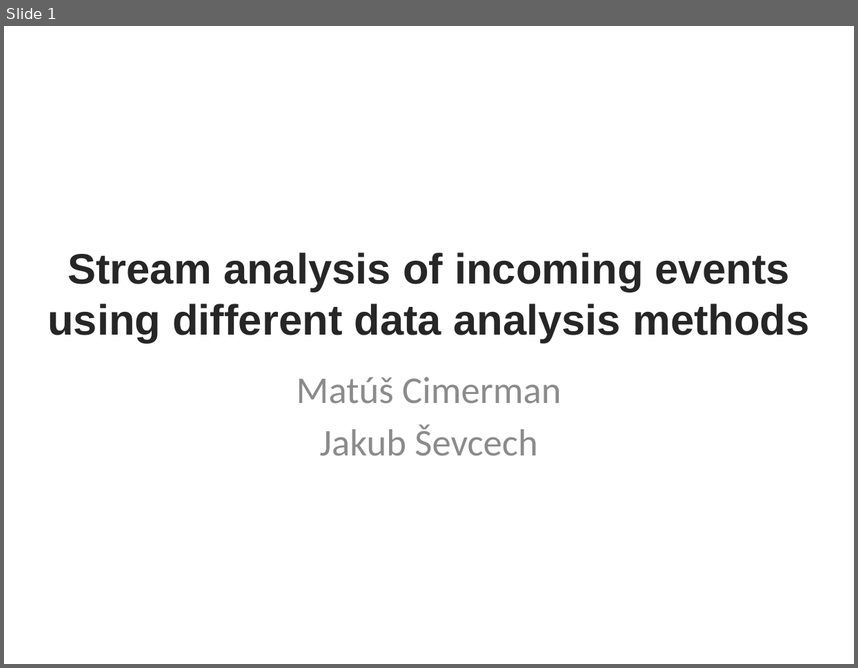
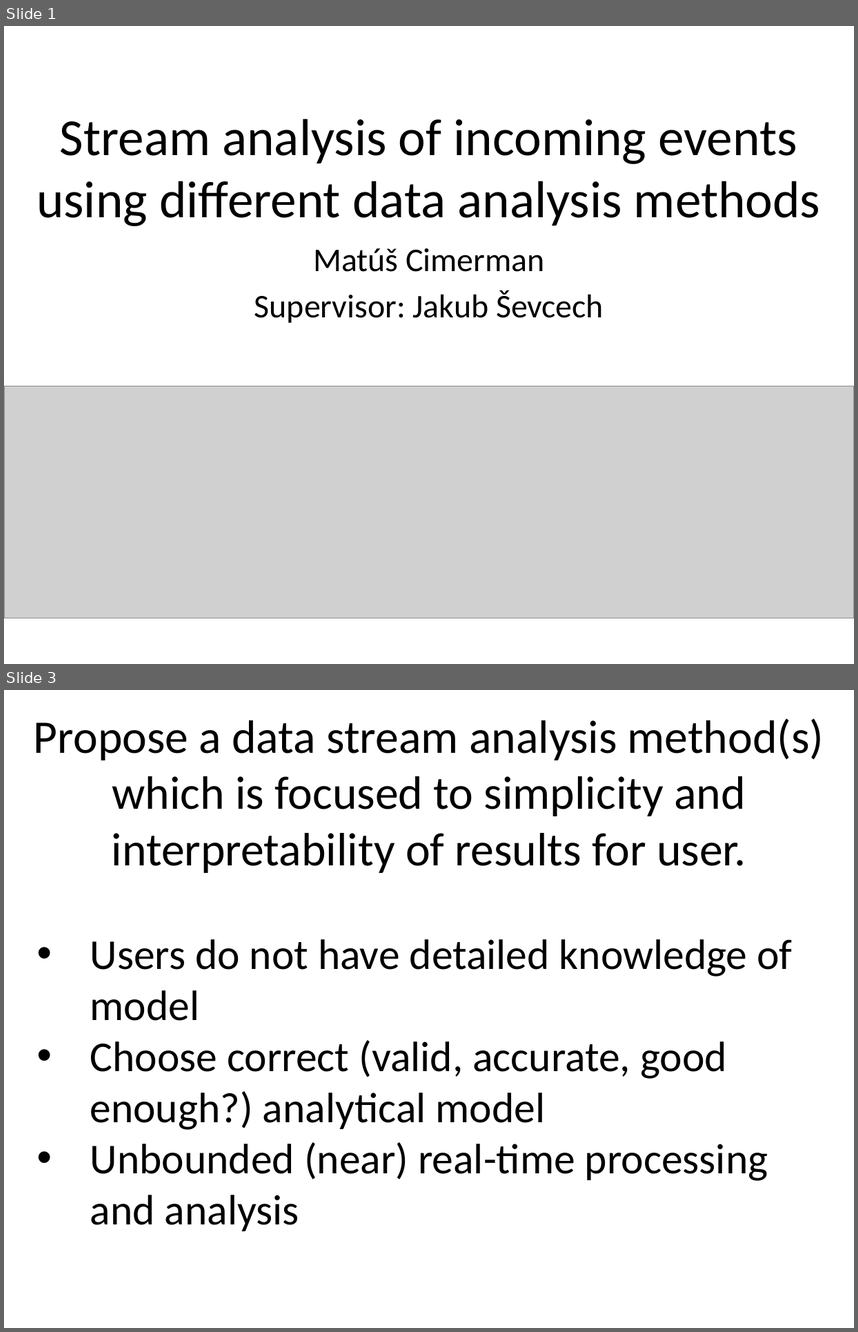
Before and after one commit to cimox/diploma-thesis, a slide deck: ontozur_presentation/cimerman_ontozur.pptx. Shown one above the other, each under a label of ours: slide 1 before the commit, slides 1 and 3 after it; the slides between them are not shown. The pictures are 858x668 and 858x1332 pixels, drawn with LibreOffice and Linux fonts; fonts in the diff are those of the drawing; grey boxes stand for pictures; background and template pictures are left out. Boxes give left, top, right and bottom in pixels: in the first picture for what was removed or moved away, otherwise in the second. Text is boxed around its words. In the diff, an @@ line names an element or a change of style, - is before the commit and + after.

```diff
--- a/ontozur_presentation/cimerman_ontozur.pptx
+++ b/ontozur_presentation/cimerman_ontozur.pptx
@@ slide 3 added at [4,690,854,1328], background picture (left out) @@
@@ title added at [34,718,824,873], 39.6 pt, text #000000 @@
+Propose a data stream analysis method(s) which is focused to simplicity and interpretability of results for user.
@@ text added at [90,939,792,1231], 36 pt, text #000000 @@
+• Users do not have detailed knowledge of model
+• Choose correct (valid, accurate, good enough?) analytical model
+• Unbounded (near) real-time processing and analysis
@@ slide 1 changed as well @@
@@ title "Stream analysis of incoming events ...": place and size @@
-title "Stream analysis of incoming events ..." at [47,252,810,343]
+title "Stream analysis of incoming events ..." at [36,118,820,226]
@@ title "Stream analysis of incoming events ..." at [36,118,820,226]: size 36 to 44 pt, font Arial to Calibri, text colour #262626 to #000000, bold off @@
@@ subtitle "Matúš Cimerman": place and size @@
-subtitle "Matúš Cimerman" at [297,377,561,456]
+subtitle "Matúš Cimerman" at [254,248,604,323]
@@ subtitle at [313,248,544,272]: size 32 to 28 pt, text colour #8C8C8C to #000000 in "Matúš Cimerman" @@
@@ subtitle at [254,290,604,323]: text changed; size 32 to 28 pt; text colour #8C8C8C to #000000 @@
-Jakub Ševcech
+Supervisor: Jakub Ševcech
@@ picture added at [4,385,854,617] @@
```
Also in this commit, not shown: 1 other slide added, 1 slide removed, 1 other file.
